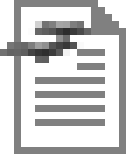
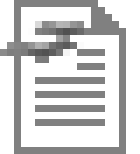
The second 140×154 image is a revision of the first. Changes to its layers:
painted on "Ebene #1" over [0, 21, 91, 63]
